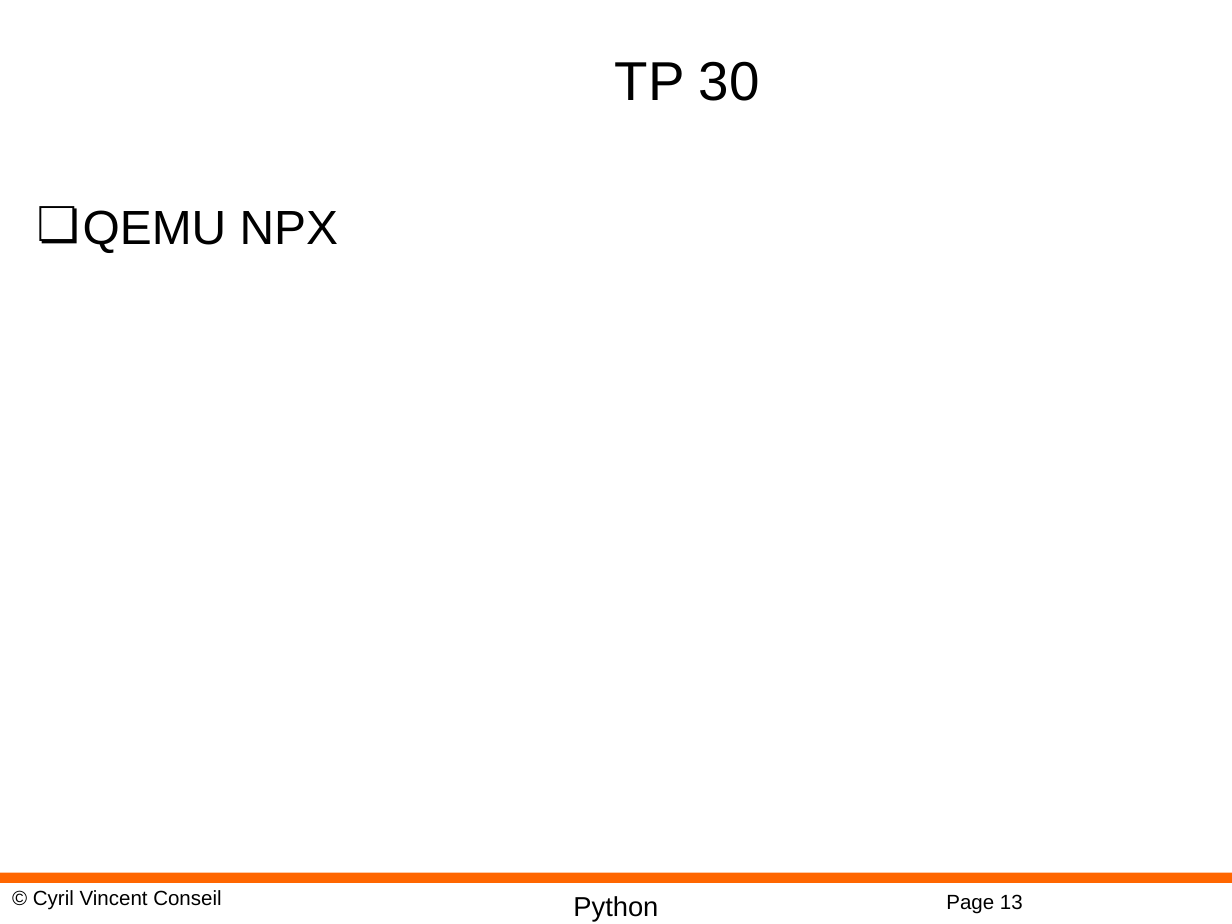
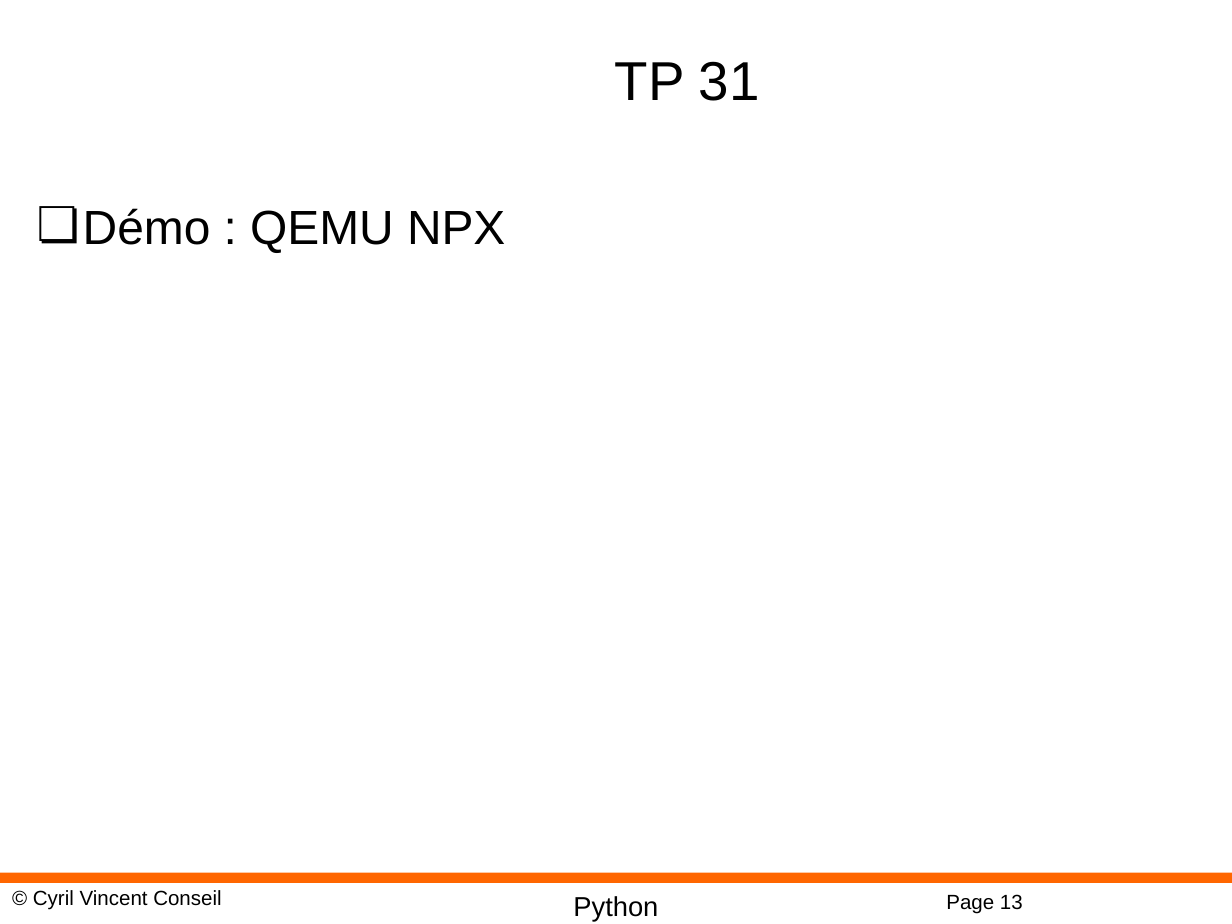
Before and after one commit to cyrilvincent/iot-ai, a slide deck: slide 13 of ppt/IoTAI30-NPU.pptx. Drawn at 1232x924 pixels with LibreOffice and Linux fonts; fonts in the diff are those of the drawing; background and template pictures are left out. Boxes give left, top, right and bottom in pixels: in the first picture for what was removed or moved away, otherwise in the second. Text is boxed around its words. In the diff, an @@ line names an element or a change of style, - is before the commit and + after.

```diff
--- a/ppt/IoTAI30-NPU.pptx
+++ b/ppt/IoTAI30-NPU.pptx
@@ title at (615, 61, 760, 101): text changed @@
-TP 30
+TP 31
@@ text at (83, 208, 505, 253): text changed @@
-❏ QEMU NPX
+❏ Démo : QEMU NPX
```
Also in this commit, not shown: 5 other files.
